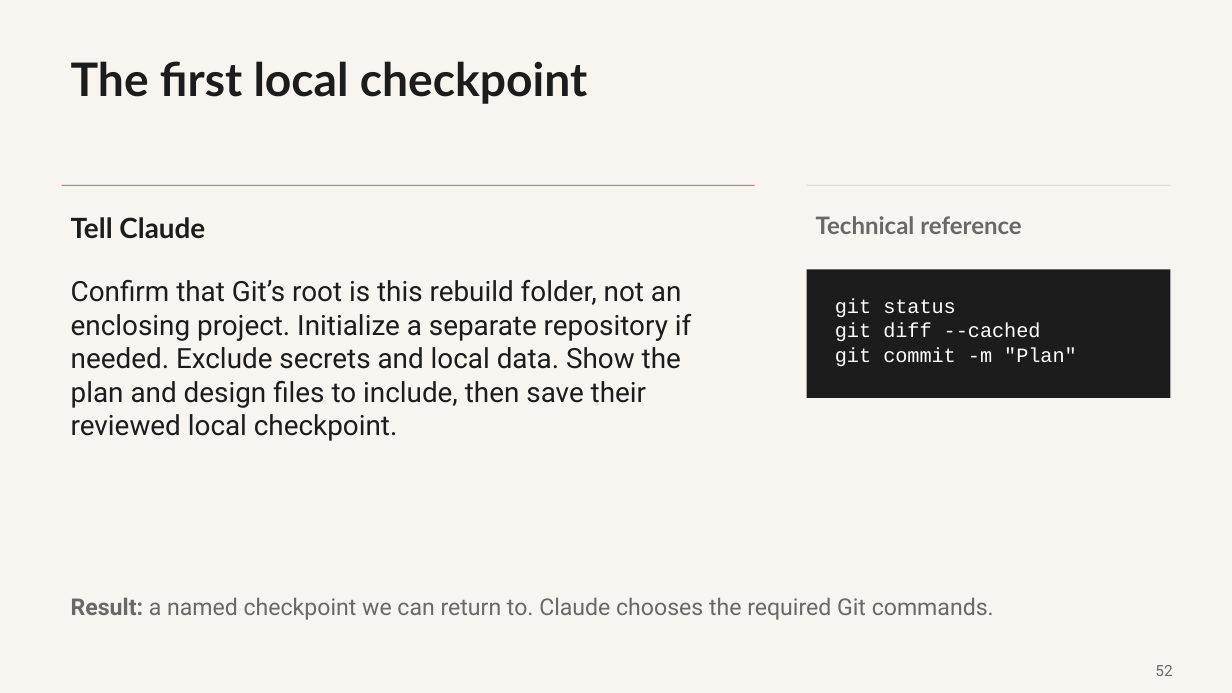
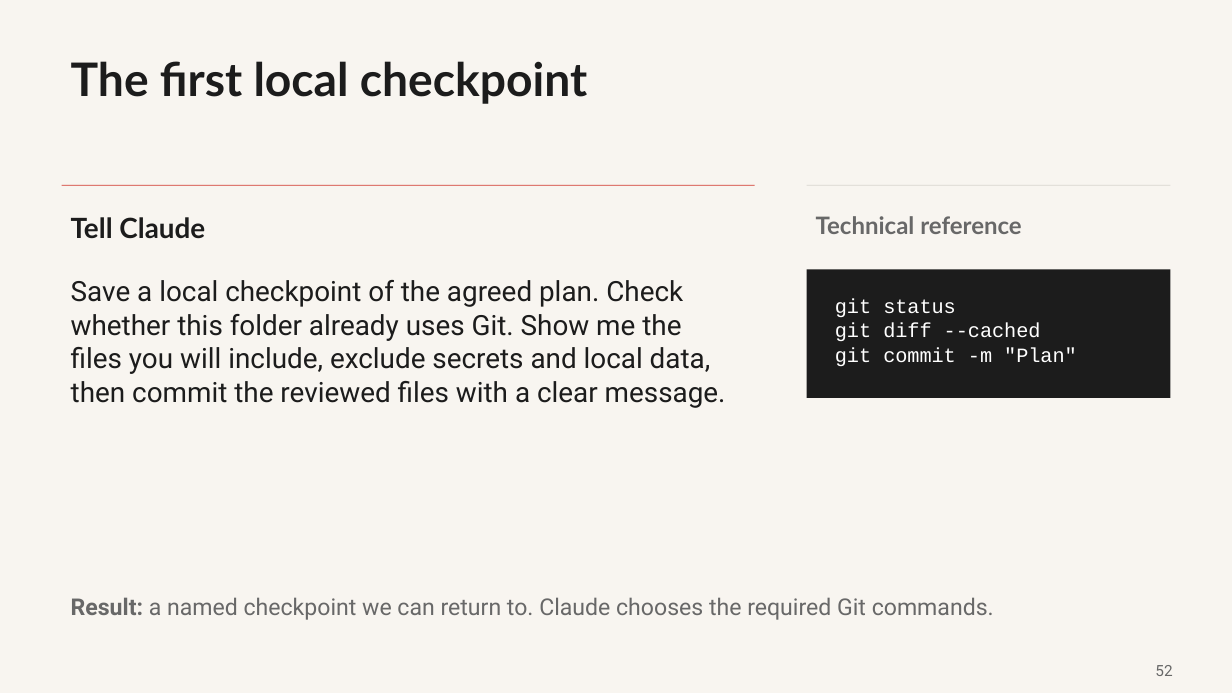
Before and after one commit to promptadvisers/claude-code-next-steps, a slide deck: slide 52 of slides/ClientDesk_Course_End_to_End.pptx. Drawn at 1232x693 pixels with LibreOffice and Linux fonts; fonts in the diff are those of the drawing. Boxes give left, top, right and bottom in pixels: in the first picture for what was removed or moved away, otherwise in the second. Text is boxed around its words. In the diff, an @@ line names an element or a change of style, - is before the commit and + after.

```diff
--- a/slides/ClientDesk_Course_End_to_End.pptx
+++ b/slides/ClientDesk_Course_End_to_End.pptx
@@ text at box(71, 280, 726, 408): text changed @@
-Confirm that Git’s root is this rebuild folder, not an enclosing project. Initialize a separate repository if needed. Exclude secrets and local data. Show the plan and design files to include, then save their reviewed local checkpoint.
+Save a local checkpoint of the agreed plan. Check whether this folder already uses Git. Show me the files you will include, exclude secrets and local data, then commit the reviewed files with a clear message.
```
Also in this commit, not shown: 11 other slides changed, 3 other files.
